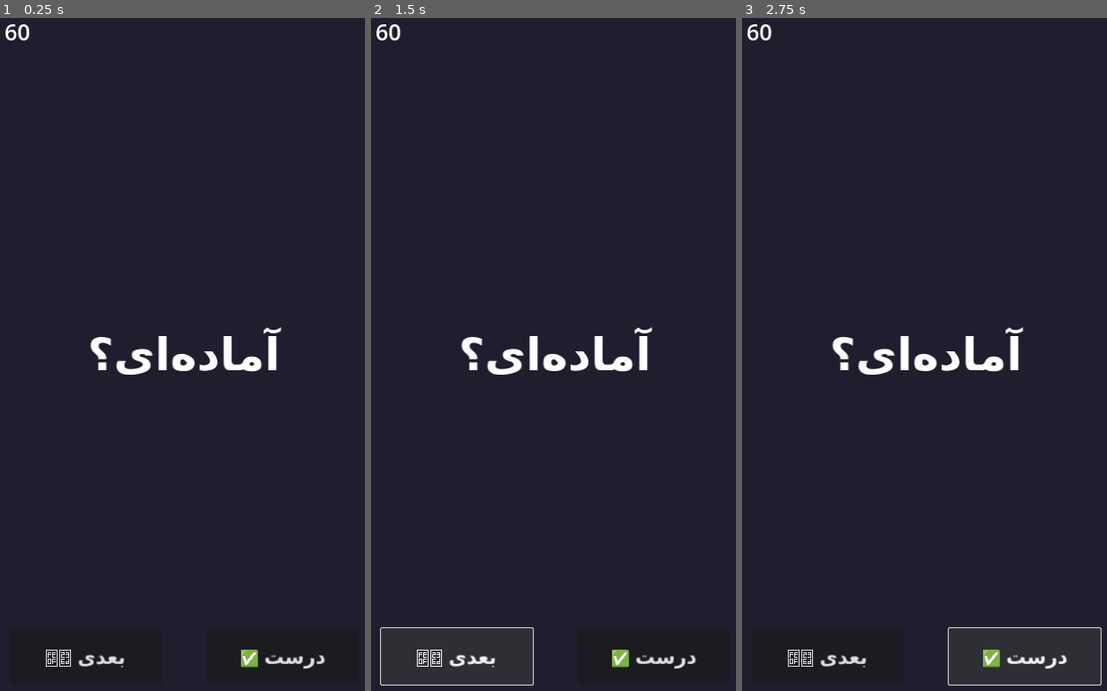
Above: before the commit, frames 1-3 (left to right).
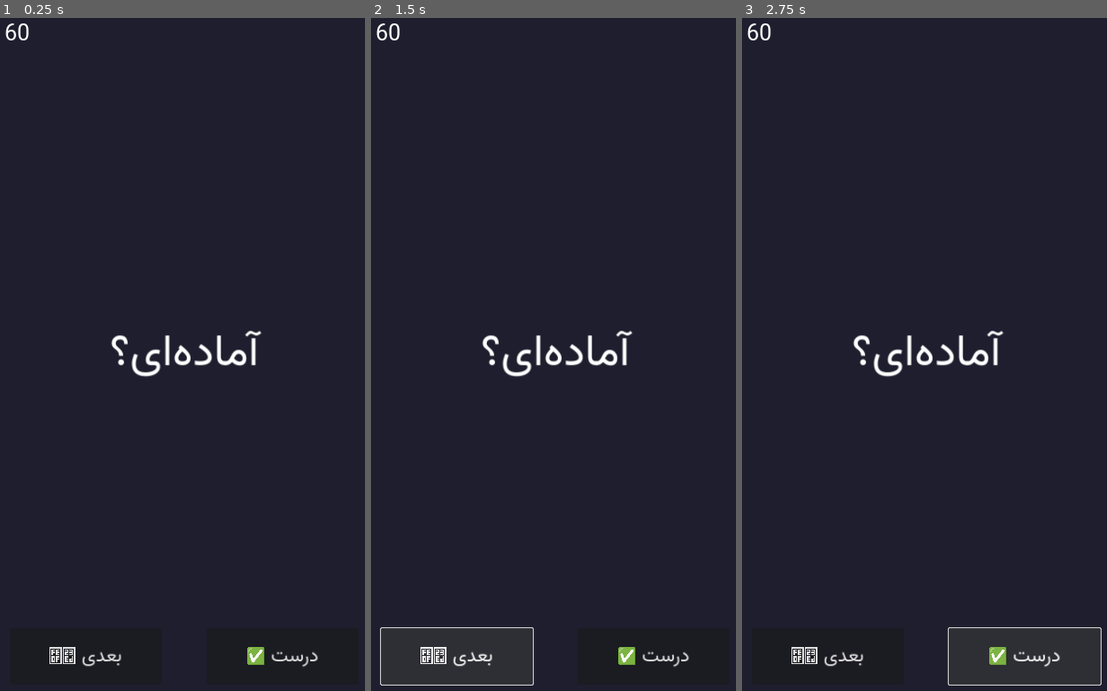
Above: after the commit, the same moments.

Repository: ushjdjsyudjd-rgb/Pantomim
Game: Godot game, scene res://Main.tscn
The game is run twice, just before and just after one commit, with the same random seed, the same clock (stepped at 60 frames per second) and the same inputs.
Inputs:
- Up to frame 1 (0.25 s): no input
- Up to frame 2 (1.5 s): click "درست ✅" at 0.5 s; click "بعدی ⏭️" at 1.25 s
- Up to frame 3 (2.75 s): click "درست ✅" at 2 s

The runs differ from the first frame. In frame 1, 2.2% of the frame differs, in the area x 1-90%, y 0-97%; in frame 2, 2.2%; in frame 3, 2.2%.

Commit message:
Update project.godot

Diff:
--- a/project.godot
+++ b/project.godot
@@ -4,6 +4,9 @@
 config/name="Pantomime Pro"
 run/main_scene="res://Main.tscn"
 config/features=PackedStringArray("4.2", "Forward Plus")
+
+[autoload]
+GameManager="*res://GameManager.gd"
 
 [display]
 window/size/viewport_width=720
@@ -12,7 +15,7 @@
 window/handheld/orientation=1
 
 [gui]
-theme/custom_font="res://assets/fonts/Vazir.ttf"
+theme/custom_font="res://assets/fonts/Vazir-Regular.ttf"
 
 [internationalization]
 rendering/text_driver="icu"
